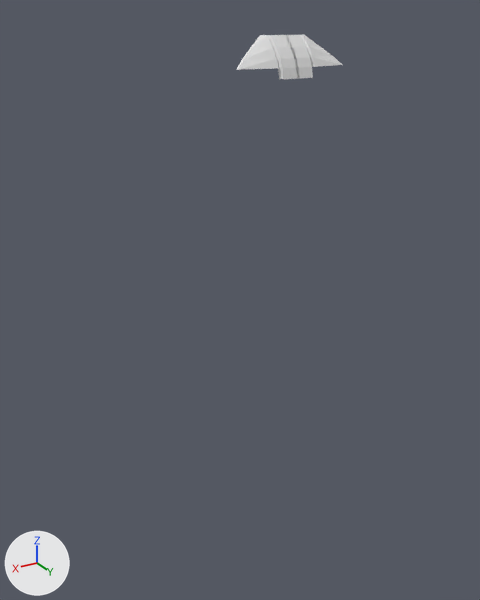
Renders of the Blender file body.blend from each side of a commit.
Rendered twice from a camera (50 mm lens) standing at (0.922, 1.4, 1.594) and looking at (0.041, -0.068, 0.859). Every picture has the same lights, and +X, +Y and +Z are marked at lower left.

Objects in the first picture: '平面'.
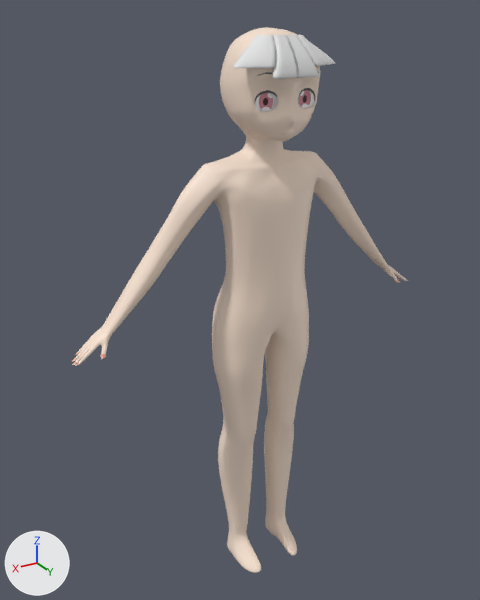
Where the change shows, as pixel boxes (x1, y1, x2, y2) in the pictures (480 x 600 px):
'body', shown
    after: (72, 27, 408, 573)
'平面', reshaped
    before: (237, 34, 343, 79)
    after: (233, 34, 335, 79)
'目', shown
    after: (259, 90, 311, 111)
'まつげ', shown
    after: (255, 88, 315, 102)
part 1 of me_平面, built on
    before: (238, 35, 343, 70)
    after: (234, 34, 335, 68)
part 2 of me_平面, shading changed
    both: (275, 35, 314, 79)

Patch to the scene script:
```diff
--- a/body.blend.py
+++ b/body.blend.py
@@ me_平面 @@
 # used by ob_平面; location = (0.0, 0.11, 1.481); rotation_euler = (1.571, 0.0, 0.0), in degrees (90, 0, 0); scale = (0.02, 0.02, 0.02)
-me_平面.from_pydata(...)  # 32 vertices, 25 faces; spans x -7.21..0.17, y -1.0..3.47, z -0.49..3.09
+me_平面.from_pydata(...)  # 40 vertices, 33 faces; spans x -7.21..0.17, y -1.0..3.47, z -0.49..3.87
+# me_平面 part 1
+# 6 faces are deleted
+# 3 vertices in x -2.46..-2.02, y 2.25, z 1.03..1.52 move by (0.33, 0.0, 0.0)
+# 3 vertices in x -2.46..-2.02, y 3.47, z 2.18..2.68 move by (0.7, 0.0, 0.0)
+# 3 vertices in x -2.46..-2.02, y 0.14, z -0.19..0.31 move by (-0.55, 0.0, 0.0)
+# 3 vertices in x -6.1..-4.58, y 1.14..2.25, z 1.25..1.99 move by (0.0, 0.0, 0.77)
+# 10 vertices move from x -7.21..-2.02, y -1.0..3.47, z -0.49..3.09 to x -7.21..-2.11, y -1.0..3.47, z -0.49..3.87
+# 8 vertices are added at x -4.83..-2.59, y 0.14..3.47, z 0.57..2.89
+# 14 new faces join them
+# me_平面 part 2: 19 kept faces spanning x -7.21..0.17, y -1.0..3.47, z -0.49..3.87 are now shaded smooth
@@ ob_body @@
 _m = ob_body.modifiers.new('細分化', 'SUBSURF')
-ob_body.hide_set(True)
@@ ob_まつげ @@
 _m = ob_まつげ.modifiers.new('細分化', 'SUBSURF')
-ob_まつげ.hide_set(True)  # its collection is switched off
@@ ob_目 @@
 _m = ob_目.modifiers.new('ミラー', 'MIRROR')
-ob_目.hide_set(True)  # its collection is switched off
```
